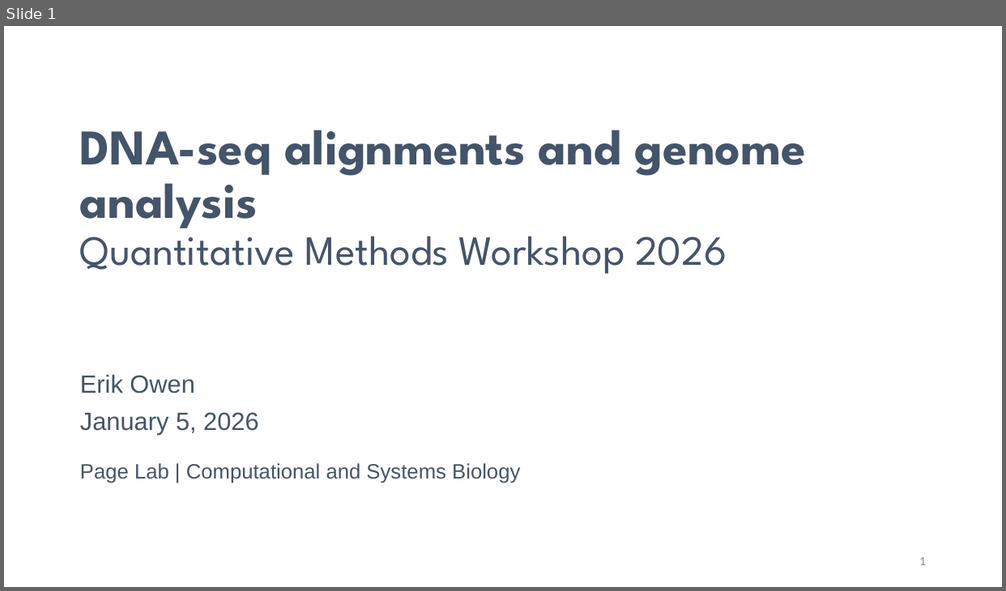
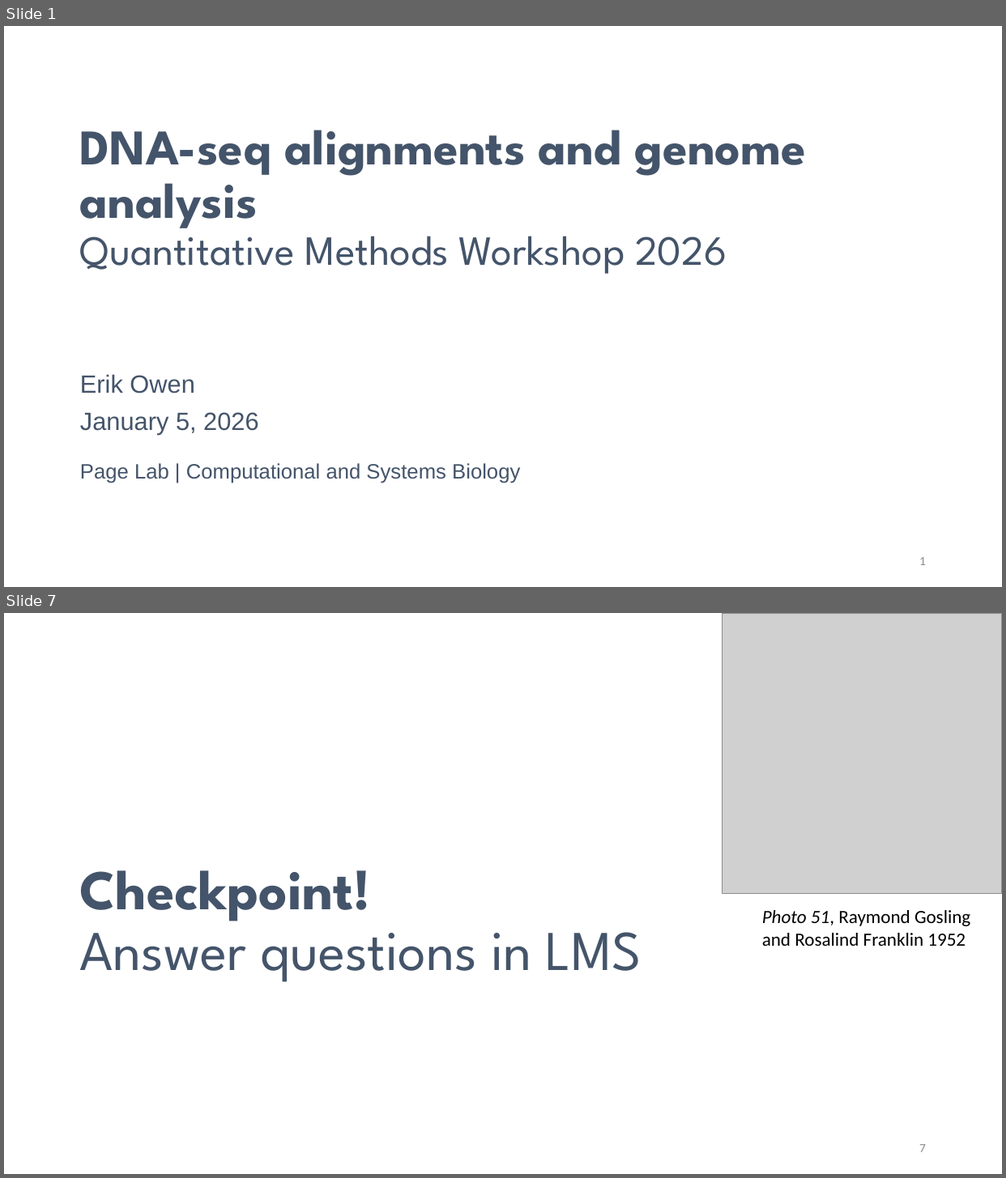
Before and after one commit to erik-owen/2026_QMW_Genomics, a slide deck: slides/260105_dna_seq_alignments.pptx. Shown one above the other, each under a label of ours: slide 1 before the commit, slides 1 and 7 after it; the slides between them are not shown. The pictures are 1006x591 and 1006x1178 pixels, drawn with LibreOffice and Linux fonts; fonts in the diff are those of the drawing; grey boxes stand for pictures; background and template pictures are left out. Boxes give left, top, right and bottom in pixels: in the first picture for what was removed or moved away, otherwise in the second. Text is boxed around its words. In the diff, an @@ line names an element or a change of style, - is before the commit and + after.

```diff
--- a/slides/260105_dna_seq_alignments.pptx
+++ b/slides/260105_dna_seq_alignments.pptx
@@ slide 7 added at [4,613,1002,1174], background #FFFFFF @@
@@ picture added at [722,613,1002,894] @@
@@ title added at [79,871,641,982], 54 pt, text #44546A @@
+Checkpoint!
+Answer questions in LMS
@@ text added at [762,910,970,946], 18 pt, text #000000 @@
+Photo 51, Raymond Gosling and Rosalind Franklin 1952
@@ page number added at [919,1144,926,1152], 12 pt, text #8C8C8C @@
+7
```
Also in this commit, not shown: 9 other slides added, 1 other file.
